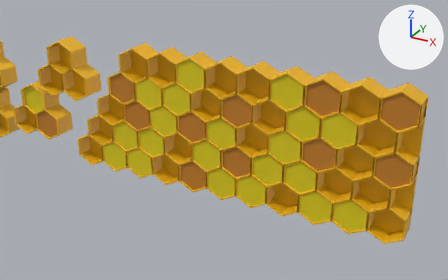
Before and after pictures for a commit that changed the FBX model The Wall New/Assets/Obj-Imports/HoneyDecor/Honey.fbx.
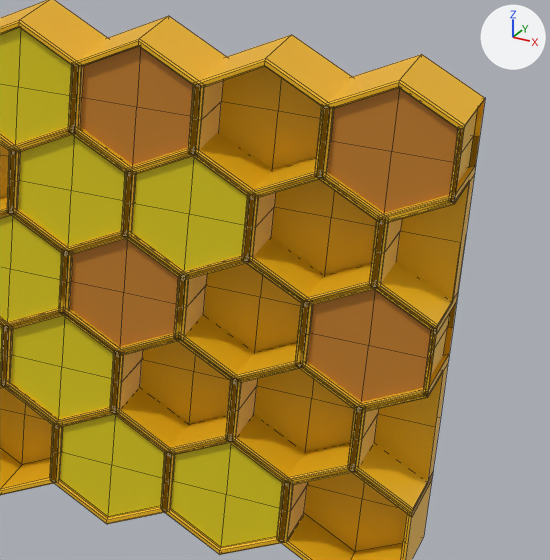
Each version is shown whole from a 50 mm camera at (27.46, -28.95, 23.01) aimed at (7.58, 7.19, 4.94), then close up on the part from 63% to 100% of the width and 24% to 84% of the height. The lights are fixed; the arrows at upper right show +X, +Y and +Z. The close-ups show mesh edges as thin lines. Where no turn or scale is listed for an object, it has been applied to the vertices. Vertices at the same position are counted once.
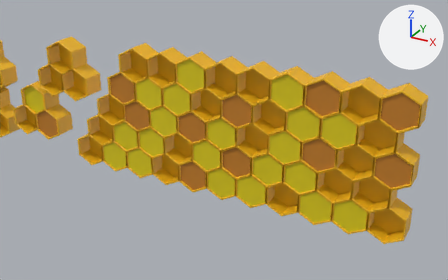
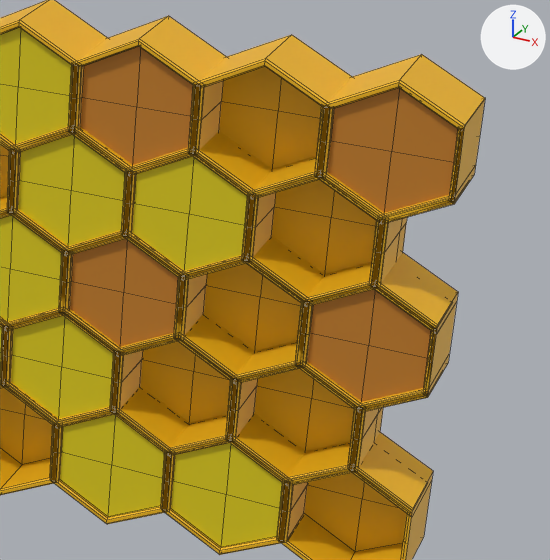
Changed parts and their boxes (x1, y1, x2, y2) in the close-ups (550 x 560 px):
part 1 of me_cube_121, cut back
    before: (375, 165, 476, 511)
    after: (428, 99, 485, 397)

What changed in the scene script:
```text
Change me_cube_121:
    used by ob_cube_068; location = (-4.7, 7.51, 1.63)
    remove me_cube_121.from_pydata(...)  # 2378 vertices, 2433 faces; spans x -1.3..25.8, y -0.9..0.8, z -1.4..9.3
    add me_cube_121.from_pydata(...)  # 2376 vertices, 2421 faces; spans x -1.3..25.8, y -0.9..0.8, z -1.4..9.3
    me_cube_121 part 1
    2 vertices are removed from x 25.8, y 0.4..0.8, z 2.0
    14 faces are deleted
    2 new faces join them, mat_honeycomb_1 (yellow #f4b915)
```
